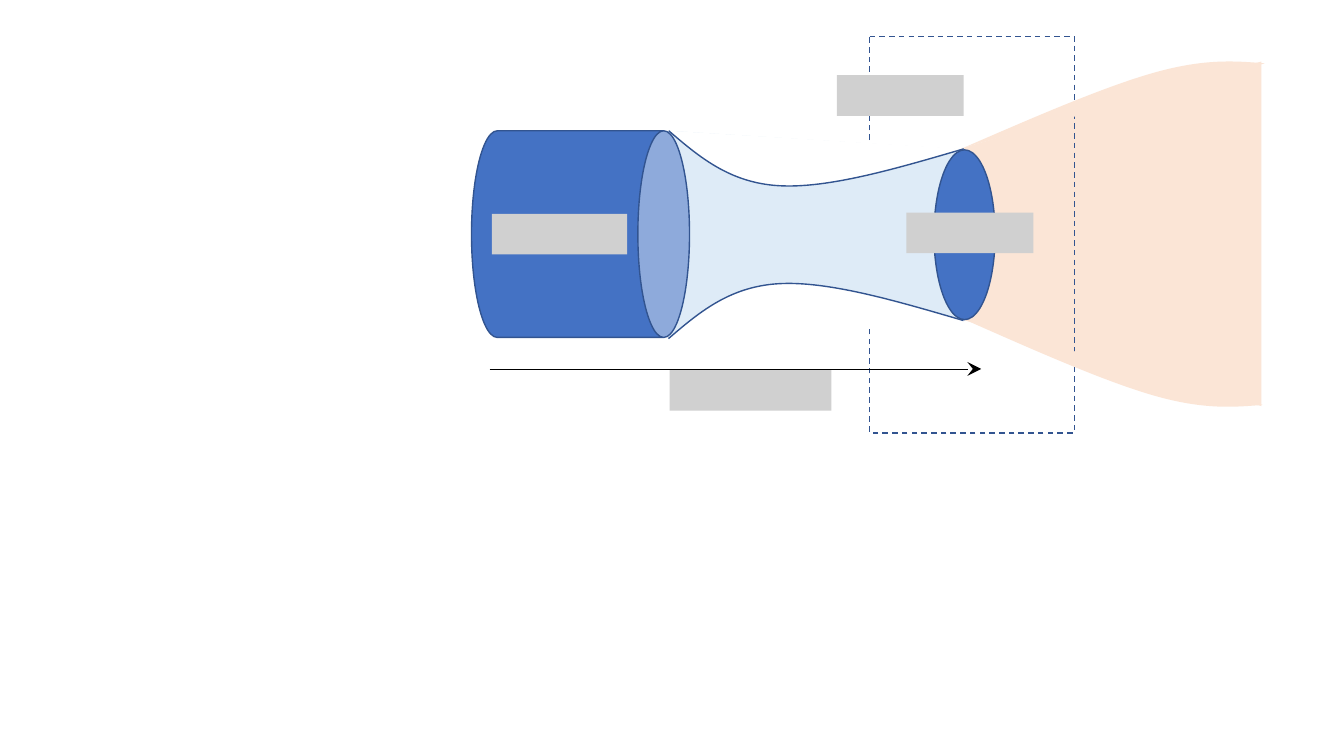
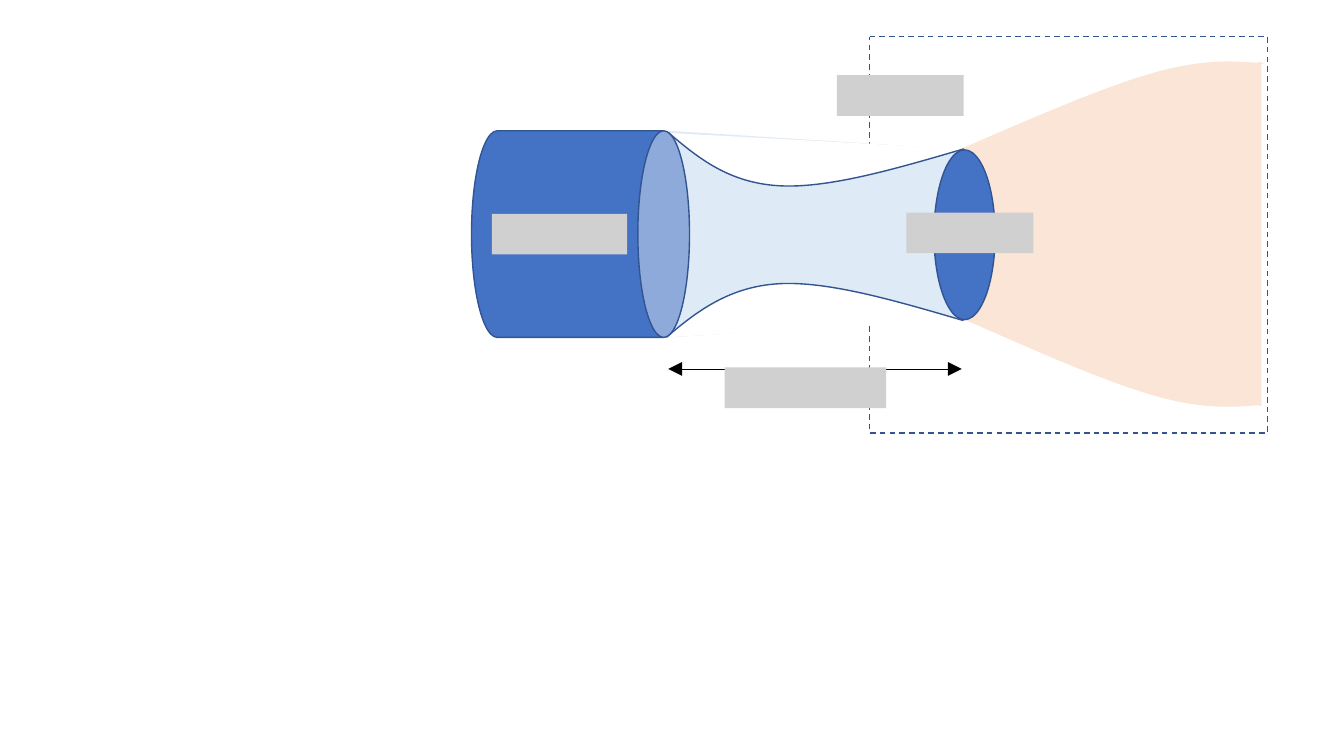
Before and after one commit to gravmath/BlogWyrm, a slide deck: slide 1 of Posts/2020/Nov/UndertheHood/Converging_diverging_nozzle.pptx. Drawn at 1344x756 pixels with LibreOffice and Linux fonts; fonts in the diff are those of the drawing; grey boxes stand for pictures. Boxes give left, top, right and bottom in pixels: in the first picture for what was removed or moved away, otherwise in the second. Text is boxed around its words. In the diff, an @@ line names an element or a change of style, - is before the commit and + after.

```diff
--- a/Posts/2020/Nov/UndertheHood/Converging_diverging_nozzle.pptx
+++ b/Posts/2020/Nov/UndertheHood/Converging_diverging_nozzle.pptx
@@ round diag rect: place and size @@
-round diag rect at <box>870,36,1075,433</box>
+round diag rect at <box>870,36,1268,433</box>
@@ freeform shape at <box>668,133,964,187</box>: outline redrawn @@
@@ freeform shape at <box>666,283,964,337</box>: outline redrawn @@
@@ arrow moved from (490, 369) - (981, 369) to (668, 369) - (962, 369) @@
@@ arrow (668, 369) - (962, 369): arrow to double arrow @@
@@ picture: place and size @@
-picture at <box>669,370,831,410</box>
+picture at <box>725,368,886,408</box>
```
Also in this commit, not shown: 2 slides added, 6 other files.
